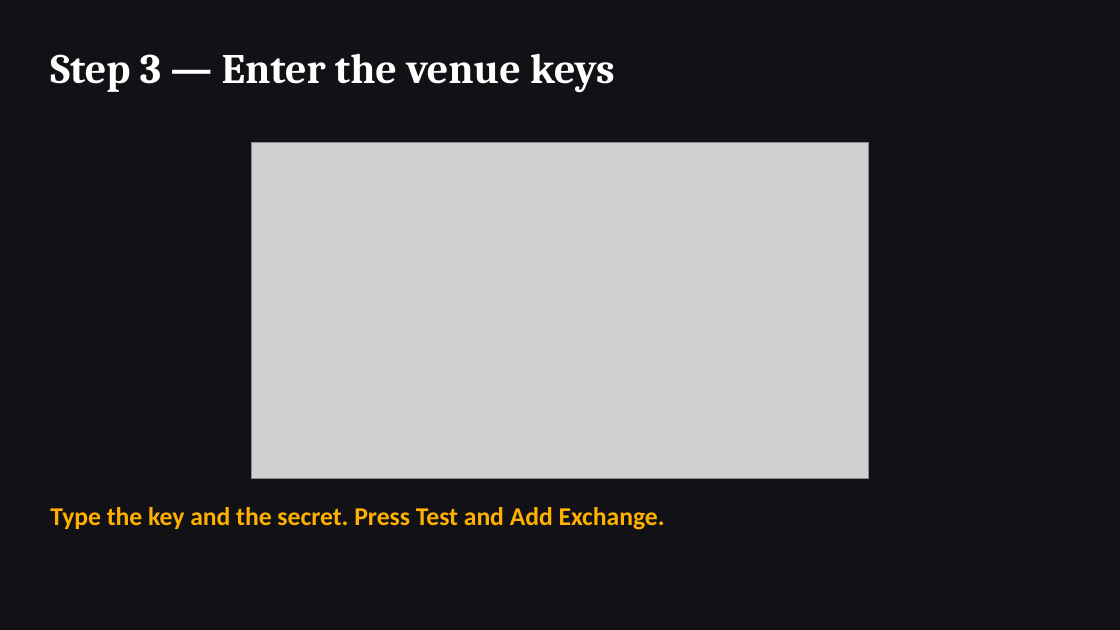
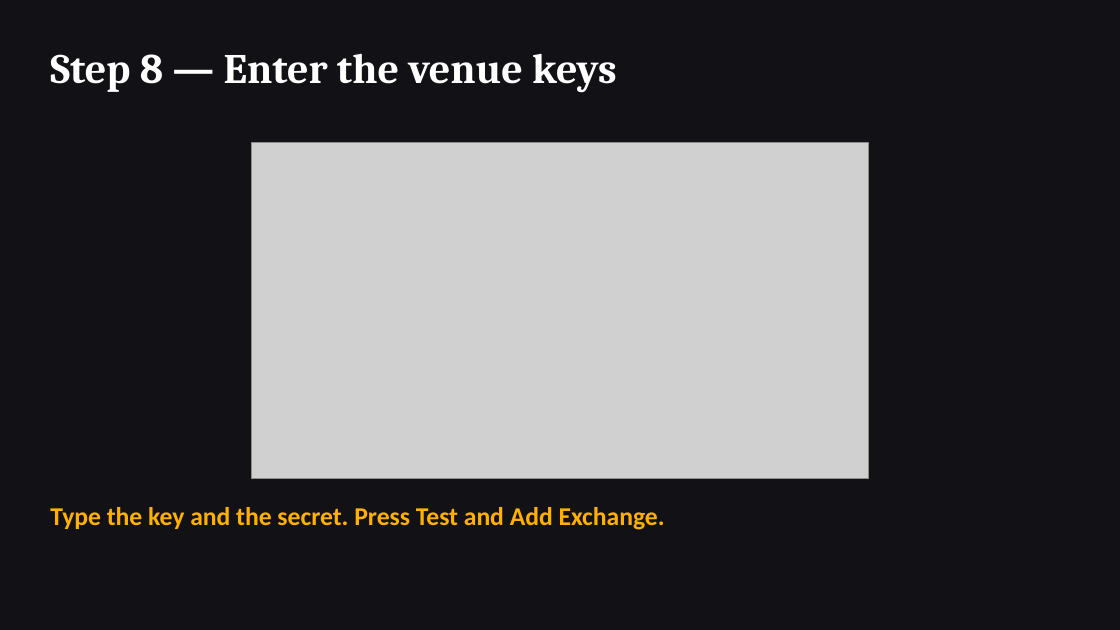
Before and after one commit to Acervator-LLC/ACERVATOR, a slide deck: slide 8 of docs/new-user-procedure/New-User-Procedure.pptx (slide 3 before the commit). Drawn at 1120x630 pixels with LibreOffice and Linux fonts; fonts in the diff are those of the drawing; grey boxes stand for pictures. Boxes give left, top, right and bottom in pixels: in the first picture for what was removed or moved away, otherwise in the second. Text is boxed around its words. In the diff, an @@ line names an element or a change of style, - is before the commit and + after.

```diff
--- a/docs/new-user-procedure/New-User-Procedure.pptx
+++ b/docs/new-user-procedure/New-User-Procedure.pptx
@@ text at <box>50,53,617,93</box>: text changed @@
-Step 3 — Enter the venue keys
+Step 8 — Enter the venue keys
```
Also in this commit, not shown: 6 other slides changed, 20 slides added, 5 other files.
